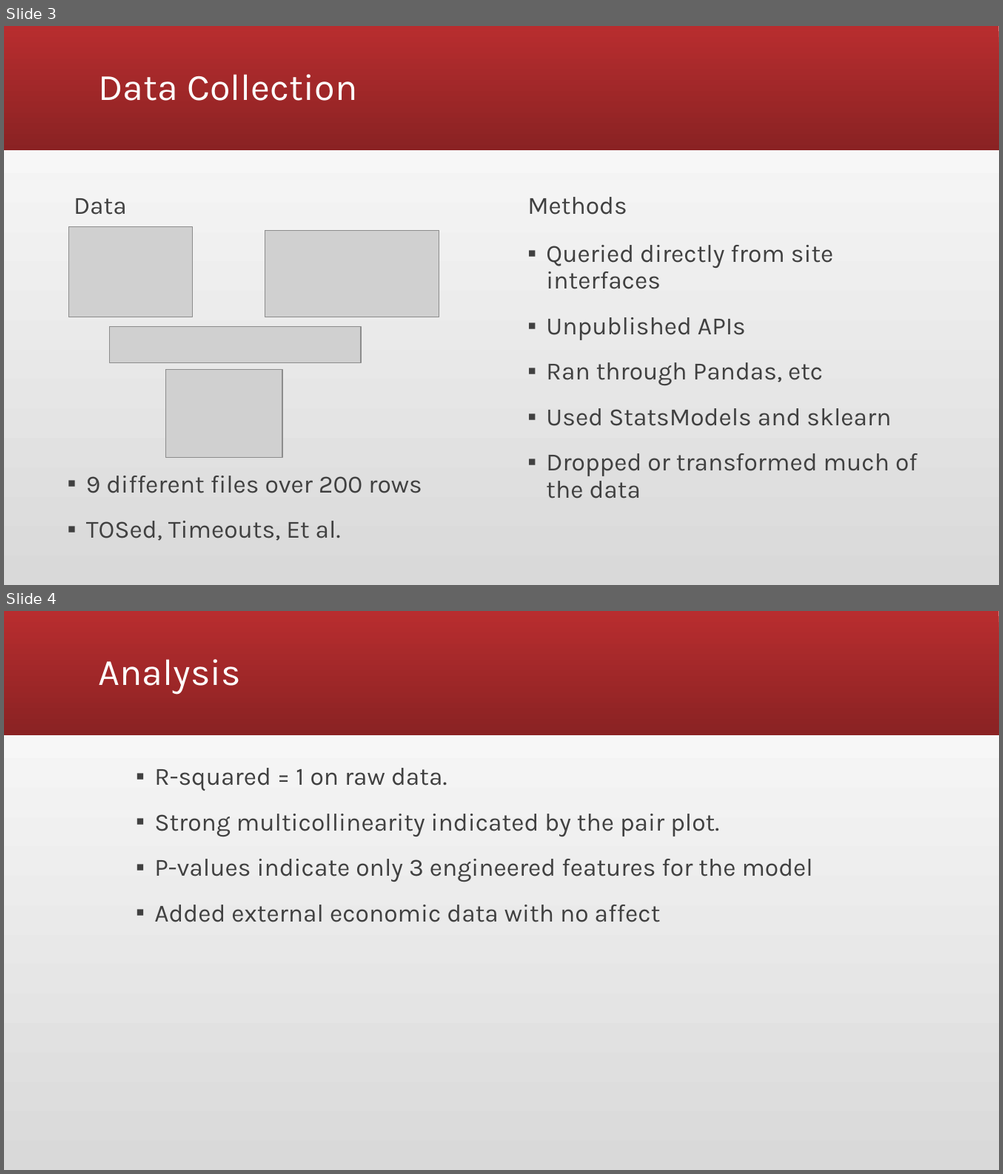
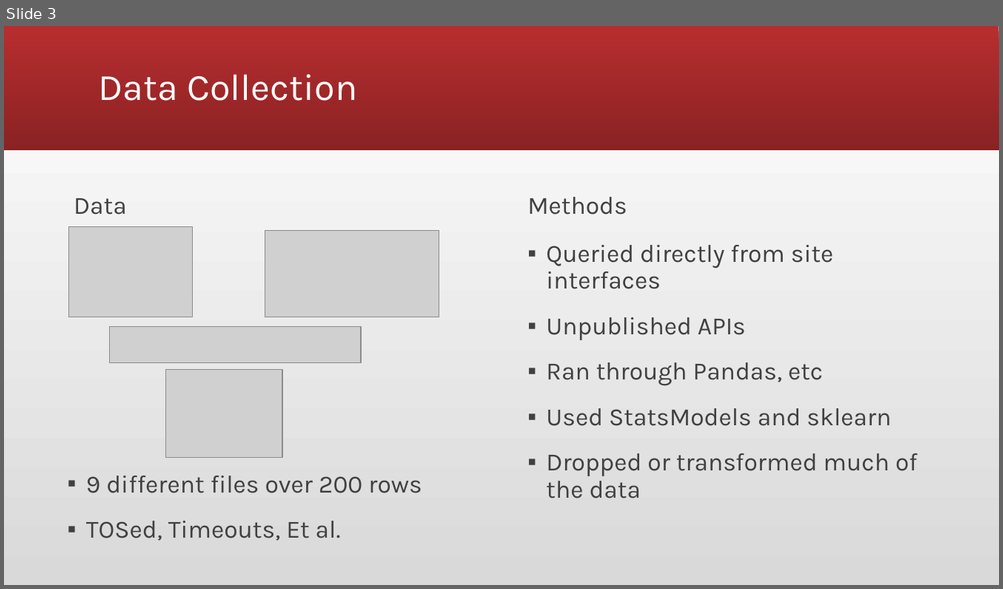
Before and after one commit to KelliExMachina/infectious, a slide deck: infectious.pptx. Shown one above the other, each under a label of ours: slides 3 and 4 before the commit, slide 3 after it. The pictures are 1003x1174 and 1003x589 pixels, drawn with LibreOffice and Linux fonts; fonts in the diff are those of the drawing; grey boxes stand for pictures. Boxes give left, top, right and bottom in pixels: in the first picture for what was removed or moved away, otherwise in the second. Text is boxed around its words. In the diff, an @@ line names an element or a change of style, - is before the commit and + after.

```diff
--- a/infectious.pptx
+++ b/infectious.pptx
@@ slide 4 removed at bbox=[4, 611, 999, 1170], background gradient #D9D9D9 to #FFFFFF; not listed: 1 template element that a slide beside it also shows @@
@@ title removed at bbox=[99, 659, 242, 694] @@
-Analysis
@@ text removed at bbox=[154, 768, 813, 923] @@
-▪ R-squared = 1 on raw data.
-▪ Strong multicollinearity indicated by the pair plot.
-▪ P-values indicate only 3 engineered features for the model
-▪ Added external economic data with no affect
```
Also in this commit, not shown: 1 slide changed, 1 slide added.
